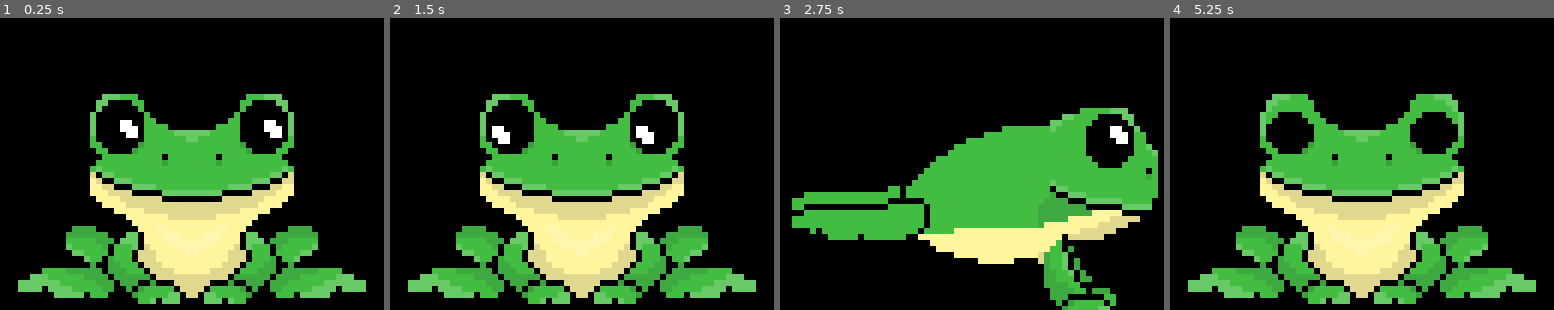
Above: before the commit, frames 1-4 (left to right).
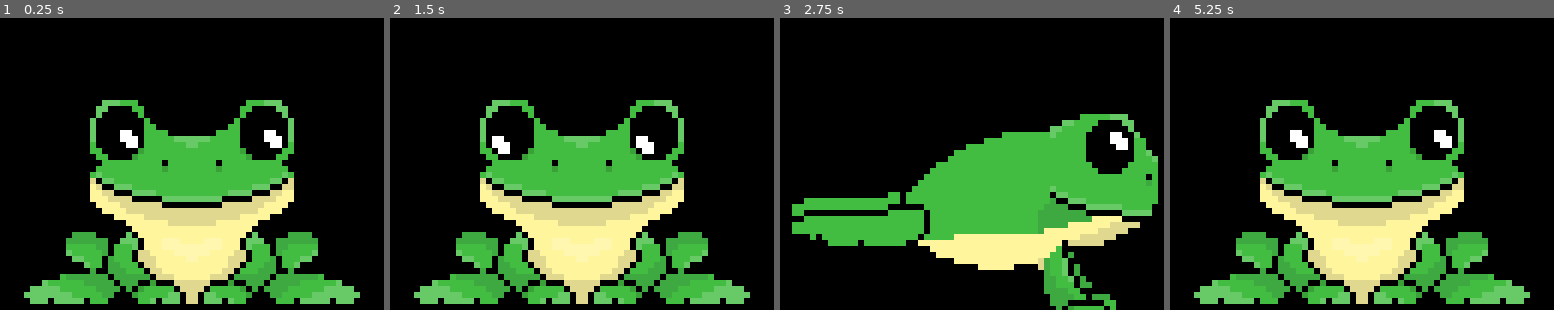
Above: after the commit, the same moments.

Repository: k4444th/Desktop-Frog
Game: Godot game, scene res://scenes/main.tscn
The game is run twice, just before and just after one commit, with the same random seed, the same clock (stepped at 60 frames per second) and the same inputs.
Inputs (mouse positions are in pixels of both pictures, inside the frame that each line leads up to):
- Up to frame 1 (0.25 s): no input
- Up to frame 2 (1.5 s): move the mouse to (666, 99) at 0.52 s; click (666, 99) at 0.67 s; move the mouse to (505, 137) at 1.27 s; click (505, 137) at 1.42 s
- Up to frame 3 (2.75 s): move the mouse to (1010, 32) at 2.02 s; click (1010, 32) at 2.17 s
- Up to frame 4 (5.25 s): move the mouse to (1342, 196) at 2.77 s; click (1342, 196) at 2.92 s; move the mouse to (1477, 175) at 3.52 s; click (1477, 175) at 3.67 s; move the mouse to (1246, 61) at 4.27 s; click (1246, 61) at 4.42 s; move the mouse to (1381, 117) at 5.02 s; click (1381, 117) at 5.17 s

The runs differ from the first frame. In frame 1, 13% of the frame differs, in the area x 4-96%, y 26-98%; in frame 2, 13%; in frame 3, 10%; in frame 4, 13%.

Commit message:
New Frog Idle Animation

Diff:
--- a/scenes/frog.tscn
+++ b/scenes/frog.tscn
@@ -1,22 +1,50 @@
 [gd_scene format=3 uid="uid://drowuqqrylcgs"]
 
 [ext_resource type="Texture2D" uid="uid://c0sbkbutrnfp7" path="res://assets/Frog Idle.png" id="1_mqod6"]
-[ext_resource type="Texture2D" uid="uid://dp0mlckd0l618" path="res://assets/Frog Pupils.png" id="2_qyo2l"]
+[ext_resource type="Texture2D" uid="uid://b43ebs62x0acb" path="res://assets/Frog Pupils.png" id="2_qyo2l"]
 [ext_resource type="Script" uid="uid://c1g75m7tptlow" path="res://scripts/frog.gd" id="2_rq8tc"]
 [ext_resource type="Texture2D" uid="uid://b24vvy3xdb1gj" path="res://assets/Frog Jump.png" id="2_ybftx"]
 [ext_resource type="Texture2D" uid="uid://dkrm2ohdfms0m" path="res://assets/Frog Eyes.png" id="3_1g2vb"]
 
-[sub_resource type="AtlasTexture" id="AtlasTexture_rq8tc"]
-atlas = ExtResource("1_mqod6")
-region = Rect2(0, 0, 60, 39)
-
-[sub_resource type="AtlasTexture" id="AtlasTexture_1g2vb"]
-atlas = ExtResource("1_mqod6")
-region = Rect2(60, 0, 60, 39)
-
 [sub_resource type="AtlasTexture" id="AtlasTexture_p8yr8"]
 atlas = ExtResource("1_mqod6")
-region = Rect2(120, 0, 60, 39)
+region = Rect2(0, 0, 58, 37)
+
+[sub_resource type="AtlasTexture" id="AtlasTexture_2aq02"]
+atlas = ExtResource("1_mqod6")
+region = Rect2(58, 0, 58, 37)
+
+[sub_resource type="AtlasTexture" id="AtlasTexture_1j5sl"]
+atlas = ExtResource("1_mqod6")
+region = Rect2(116, 0, 58, 37)
+
+[sub_resource type="AtlasTexture" id="AtlasTexture_blvm1"]
+atlas = ExtResource("1_mqod6")
+region = Rect2(174, 0, 58, 37)
+
+[sub_resource type="AtlasTexture" id="AtlasTexture_jg4rb"]
+atlas = ExtResource("1_mqod6")
+region = Rect2(232, 0, 58, 37)
+
+[sub_resource type="AtlasTexture" id="AtlasTexture_ymnba"]
+atlas = ExtResource("1_mqod6")
+region = Rect2(290, 0, 58, 37)
+
+[sub_resource type="AtlasTexture" id="AtlasTexture_f47h2"]
+atlas = ExtResource("1_mqod6")
+region = Rect2(348, 0, 58, 37)
+
+[sub_resource type="AtlasTexture" id="AtlasTexture_wyyg8"]
+atlas = ExtResource("1_mqod6")
+region = Rect2(406, 0, 58, 37)
+
+[sub_resource type="AtlasTexture" id="AtlasTexture_4j6kb"]
+atlas = ExtResource("1_mqod6")
+region = Rect2(464, 0, 58, 37)
+
+[sub_resource type="AtlasTexture" id="AtlasTexture_blxar"]
+atlas = ExtResource("1_mqod6")
+region = Rect2(522, 0, 58, 37)
 
 [sub_resource type="AtlasTexture" id="AtlasTexture_eqhdc"]
 atlas = ExtResource("2_ybftx")
@@ -41,17 +69,35 @@
 [sub_resource type="SpriteFrames" id="SpriteFrames_ybftx"]
 animations = [{
 "frames": [{
-"duration": 4.0,
-"texture": SubResource("AtlasTexture_rq8tc")
-}, {
-"duration": 1.0,
-"texture": SubResource("AtlasTexture_1g2vb")
-}, {
-"duration": 4.0,
+"duration": 8.0,
 "texture": SubResource("AtlasTexture_p8yr8")
 }, {
 "duration": 1.0,
-"texture": SubResource("AtlasTexture_1g2vb")
+"texture": SubResource("AtlasTexture_2aq02")
+}, {
+"duration": 1.0,
+"texture": SubResource("AtlasTexture_1j5sl")
+}, {
+"duration": 1.0,
+"texture": SubResource("AtlasTexture_blvm1")
+}, {
+"duration": 1.0,
+"texture": SubResource("AtlasTexture_jg4rb")
+}, {
+"duration": 8.0,
+"texture": SubResource("AtlasTexture_ymnba")
+}, {
+"duration": 1.0,
+"texture": SubResource("AtlasTexture_f47h2")
+}, {
+"duration": 1.0,
+"texture": SubResource("AtlasTexture_wyyg8")
+}, {
+"duration": 1.0,
+"texture": SubResource("AtlasTexture_4j6kb")
+}, {
+"duration": 1.0,
+"texture": SubResource("AtlasTexture_blxar")
 }],
 "loop": true,
 "name": &"idle",
@@ -80,19 +126,43 @@
 
 [sub_resource type="AtlasTexture" id="AtlasTexture_ybftx"]
 atlas = ExtResource("3_1g2vb")
-region = Rect2(60, 0, 60, 39)
+region = Rect2(32, 0, 32, 9)
 
 [sub_resource type="AtlasTexture" id="AtlasTexture_4ifle"]
 atlas = ExtResource("3_1g2vb")
-region = Rect2(120, 0, 60, 39)
+region = Rect2(64, 0, 32, 9)
 
 [sub_resource type="AtlasTexture" id="AtlasTexture_uu7fg"]
 atlas = ExtResource("3_1g2vb")
-region = Rect2(180, 0, 60, 39)
+region = Rect2(96, 0, 32, 9)
 
 [sub_resource type="AtlasTexture" id="AtlasTexture_ycnbg"]
 atlas = ExtResource("3_1g2vb")
-region = Rect2(0, 0, 60, 39)
+region = Rect2(128, 0, 32, 9)
+
+[sub_resource type="AtlasTexture" id="AtlasTexture_r6508"]
+atlas = ExtResource("3_1g2vb")
+region = Rect2(160, 0, 32, 9)
+
+[sub_resource type="AtlasTexture" id="AtlasTexture_wyg7h"]
+atlas = ExtResource("3_1g2vb")
+region = Rect2(128, 0, 32, 9)
+
+[sub_resource type="AtlasTexture" id="AtlasTexture_gihr1"]
+atlas = ExtResource("3_1g2vb")
+region = Rect2(96, 0, 32, 9)
+
+[sub_resource type="AtlasTexture" id="AtlasTexture_88ml8"]
+atlas = ExtResource("3_1g2vb")
+region = Rect2(64, 0, 32, 9)
+
+[sub_resource type="AtlasTexture" id="AtlasTexture_56thx"]
+atlas = ExtResource("3_1g2vb")
+region = Rect2(32, 0, 32, 9)
+
+[sub_resource type="AtlasTexture" id="AtlasTexture_px0kx"]
+atlas = ExtResource("3_1g2vb")
+region = Rect2(0, 0, 32, 9)
 
 [sub_resource type="SpriteFrames" id="SpriteFrames_p8yr8"]
 animations = [{
@@ -107,37 +177,49 @@
 "texture": SubResource("AtlasTexture_uu7fg")
 }, {
 "duration": 1.0,
-"texture": SubResource("AtlasTexture_4ifle")
-}, {
-"duration": 1.0,
-"texture": SubResource("AtlasTexture_ybftx")
+"texture": SubResource("AtlasTexture_ycnbg")
+}, {
+"duration": 1.0,
+"texture": SubResource("AtlasTexture_r6508")
+}, {
+"duration": 1.0,
+"texture": SubResource("AtlasTexture_wyg7h")
+}, {
+"duration": 1.0,
+"texture": SubResource("AtlasTexture_gihr1")
+}, {
+"duration": 1.0,
+"texture": SubResource("AtlasTexture_88ml8")
+}, {
+"duration": 1.0,
+"texture": SubResource("AtlasTexture_56thx")
 }],
 "loop": false,
 "name": &"blink",
-"speed": 20.0
-}, {
-"frames": [{
-"duration": 1.0,
-"texture": SubResource("AtlasTexture_ycnbg")
-}],
-"loop": true,
+"speed": 40.0
+}, {
+"frames": [{
+"duration": 1.0,
+"texture": SubResource("AtlasTexture_px0kx")
+}],
+"loop": false,
 "name": &"open",
-"speed": 5.0
+"speed": 40.0
 }]
 
 [node name="Frog" type="AnimatedSprite2D" unique_id=1752074068]
 sprite_frames = SubResource("SpriteFrames_ybftx")
-animation = &"jump"
+animation = &"idle"
 autoplay = "idle"
 script = ExtResource("2_rq8tc")
 
 [node name="Eyes" type="AnimatedSprite2D" parent="." unique_id=1627464856]
-position = Vector2(0, 1)
+clip_children = 2
+position = Vector2(0, -11)
 sprite_frames = SubResource("SpriteFrames_p8yr8")
 animation = &"open"
 
 [node name="Pupils" type="Sprite2D" parent="Eyes" unique_id=846182954]
-position = Vector2(0, 1)
 texture = ExtResource("2_qyo2l")
 
 [node name="BlinkTimer" type="Timer" parent="." unique_id=785069999]
@@ -147,4 +229,5 @@
 
 [connection signal="frame_changed" from="." to="." method="_on_frame_changed"]
 [connection signal="animation_finished" from="Eyes" to="." method="_on_eyes_animation_finished"]
+[connection signal="frame_changed" from="Eyes" to="." method="_on_eyes_frame_changed"]
 [connection signal="timeout" from="BlinkTimer" to="." method="_on_timer_timeout"]
--- a/scenes/main.tscn
+++ b/scenes/main.tscn
@@ -7,7 +7,7 @@
 script = ExtResource("1_0wfyh")
 
 [node name="Frog" parent="." unique_id=311887858 instance=ExtResource("1_o5qli")]
-position = Vector2(0, 12.5)
+position = Vector2(0, 13.5)
 
 [node name="Camera" type="Camera2D" parent="." unique_id=220433897]
 zoom = Vector2(3, 3)
--- a/scripts/frog.gd
+++ b/scripts/frog.gd
@@ -4,7 +4,8 @@
 var defaultJumpDistance := 100
 var jumpDuration := 0.5		# 0.1 * num frames in "jump" animation
 var jumping := false
-var baseEyePos := Vector2(0, 1)
+var baseEyePos := Vector2(0, -11)
+var eyePos := baseEyePos
 
 @onready var blinkTimer := $BlinkTimer
 @onready var eyesNode := $Eyes
@@ -21,14 +22,12 @@
 	followMouse()
 
 func setEyeBasePos():
-	if frame % 2 == 1:
-		baseEyePos.y = 0
-	elif frame == 0:
-		baseEyePos.y = 1
-	elif frame == 2:
-		baseEyePos.y = -1
+	if frame >= 1 and frame <= 5:
+		eyePos.y = baseEyePos.y - 1
+	else:
+		eyePos.y = baseEyePos.y
 
-	eyesNode.position = baseEyePos
+	eyesNode.position = eyePos
 
 func followMouse():
 	var mousePos = get_global_mouse_position()
@@ -116,11 +115,15 @@
 		flip_h = false
 
 func _on_timer_timeout() -> void:
-	pupilsNode.visible = false
 	eyesNode.play("blink")
 
 func _on_eyes_animation_finished() -> void:
 	if eyesNode.animation == "blink":
 		eyesNode.animation = "open"
+		blinkTimer.start()
+
+func _on_eyes_frame_changed() -> void:
+	if eyesNode.animation == "blink" and eyesNode.frame == 4:
+		pupilsNode.visible = false
+	if eyesNode.animation == "blink" and eyesNode.frame == 5:
 		pupilsNode.visible = true
-		blinkTimer.start()
Binary file changed: assets/Frog Eyes.png
Binary file changed: assets/Frog Idle.png
Binary file changed: assets/Frog Pupils.png
Not shown, changed: assets/Frog Pupils.png.import
